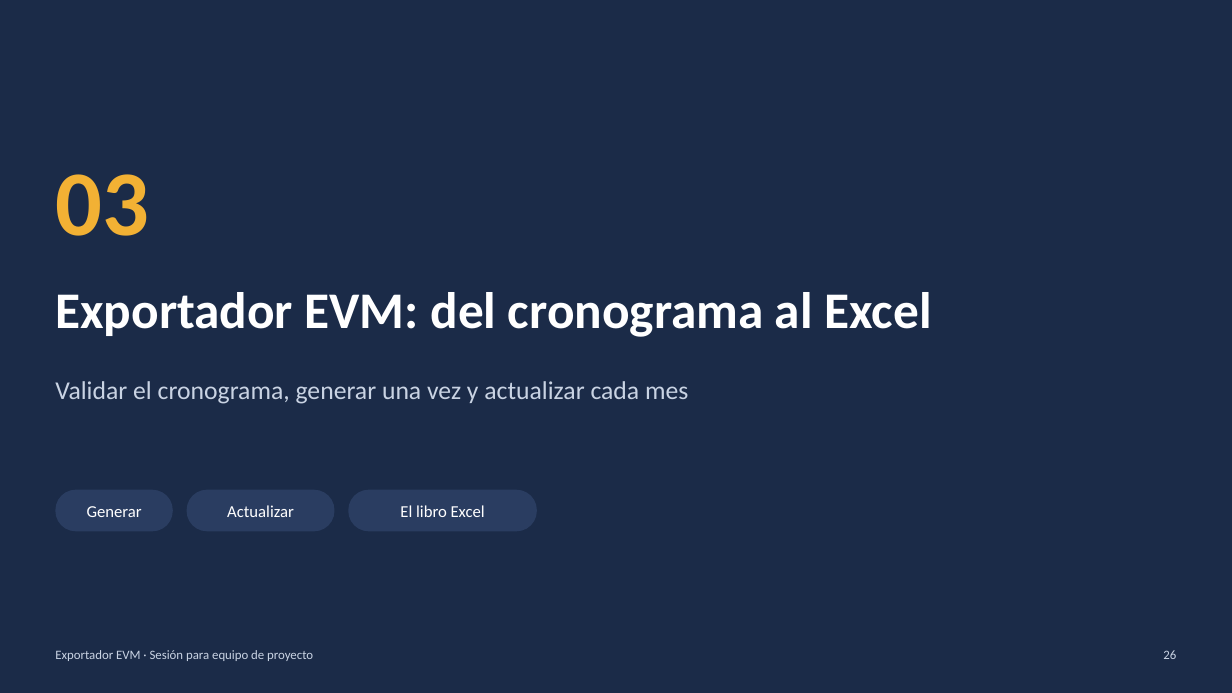
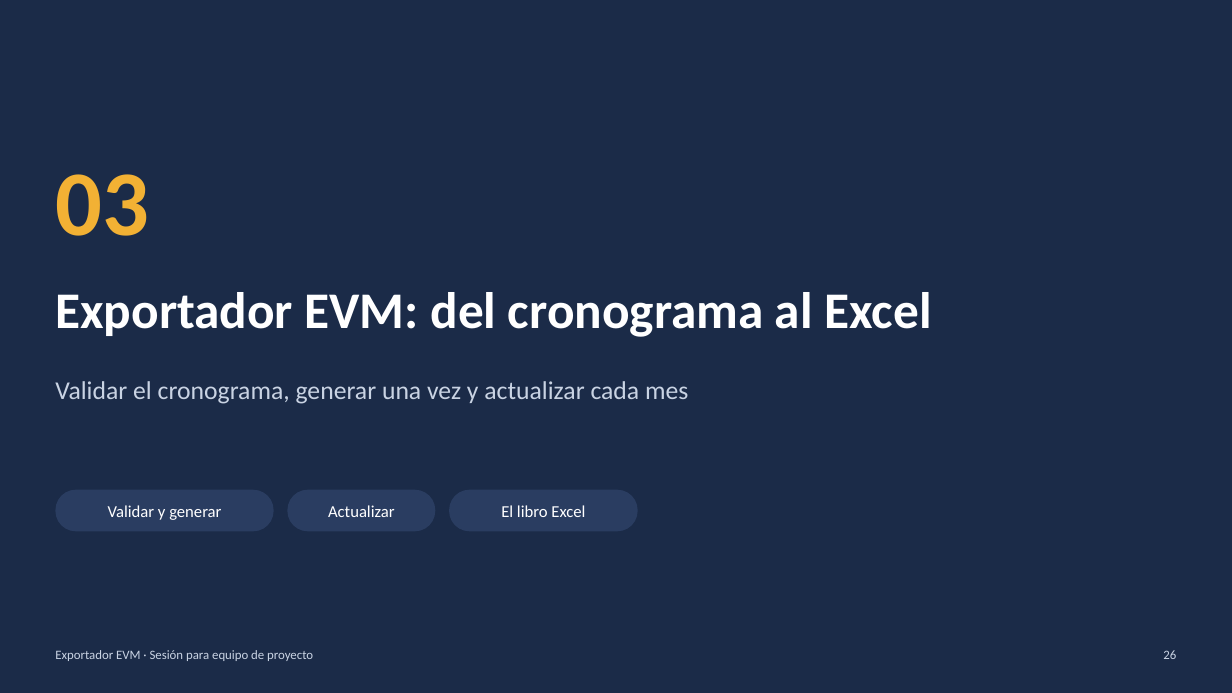
Before and after one commit to MarceloSalazar/evm-automation, a slide deck: slide 26 of docs/presentacion-jefes-de-proyecto.pptx. Drawn at 1232x693 pixels with LibreOffice and Linux fonts; fonts in the diff are those of the drawing. Boxes give left, top, right and bottom in pixels: in the first picture for what was removed or moved away, otherwise in the second. Text is boxed around its words. In the diff, an @@ line names an element or a change of style, - is before the commit and + after.

```diff
--- a/docs/presentacion-jefes-de-proyecto.pptx
+++ b/docs/presentacion-jefes-de-proyecto.pptx
@@ rounded rectangle "Validar y generar": place and size @@
-rounded rectangle "Validar y generar" at (55, 490, 173, 531)
+rounded rectangle "Validar y generar" at (55, 490, 274, 531)
@@ text in rounded rectangle at (108, 505, 221, 520): text changed @@
-Generar
+Validar y generar
@@ rounded rectangle "Actualizar": place and size @@
-rounded rectangle "Actualizar" at (187, 490, 335, 531)
+rounded rectangle "Actualizar" at (287, 490, 435, 531)
@@ rounded rectangle "El libro Excel": place and size @@
-rounded rectangle "El libro Excel" at (348, 490, 537, 531)
+rounded rectangle "El libro Excel" at (449, 490, 638, 531)
```
Also in this commit, not shown: 15 other slides changed, 1 other file.
